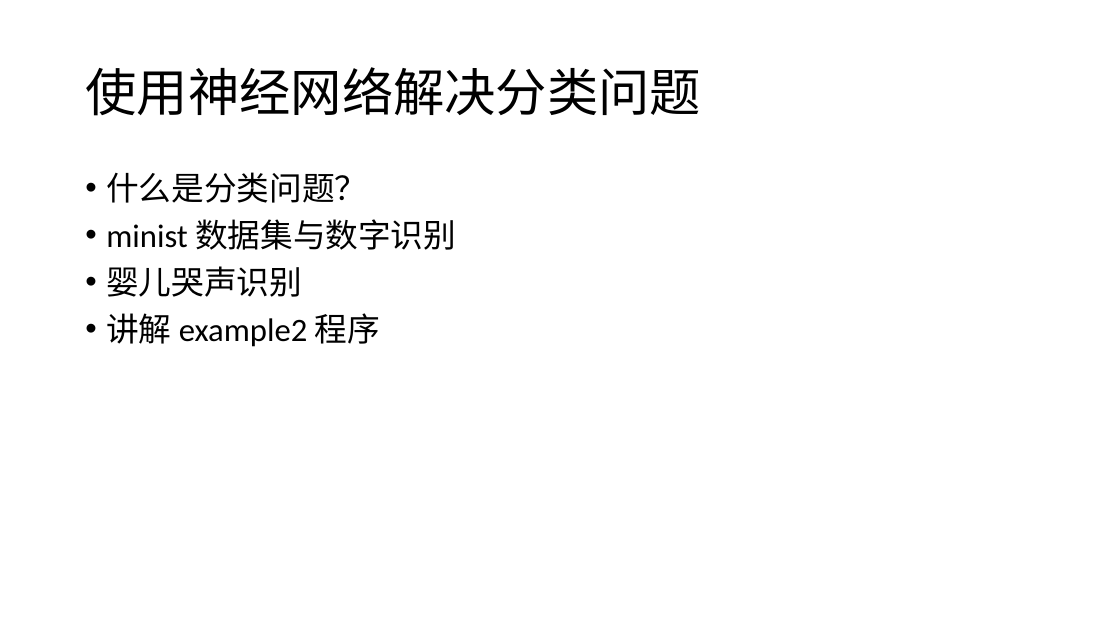
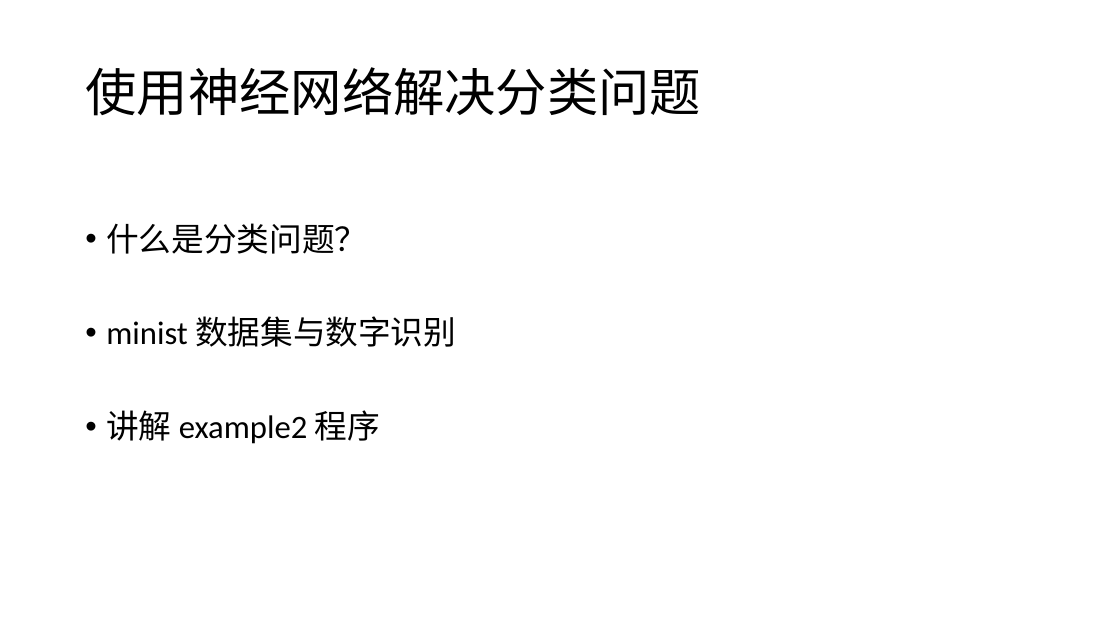
Before and after one commit to rockcarry/ffann, a slide deck: slide 21 of docs/BP 神经网络 C 语言实现与项目应用.pptx (slide 10 before the commit). Drawn at 1120x630 pixels with LibreOffice and Linux fonts; fonts in the diff are those of the drawing. Boxes give left, top, right and bottom in pixels: in the first picture for what was removed or moved away, otherwise in the second. Text is boxed around its words. In the diff, an @@ line names an element or a change of style, - is before the commit and + after.

Commit message:
更新 'BP 神经网络 C 语言实现与项目应用.pptx'

```diff
--- a/docs/BP 神经网络 C 语言实现与项目应用.pptx
+++ b/docs/BP 神经网络 C 语言实现与项目应用.pptx
@@ text at bbox=[106, 266, 302, 297]: paragraph removed @@
-• 婴儿哭声识别
```
Also in this commit, not shown: 1 other slide changed, 30 slides added.
